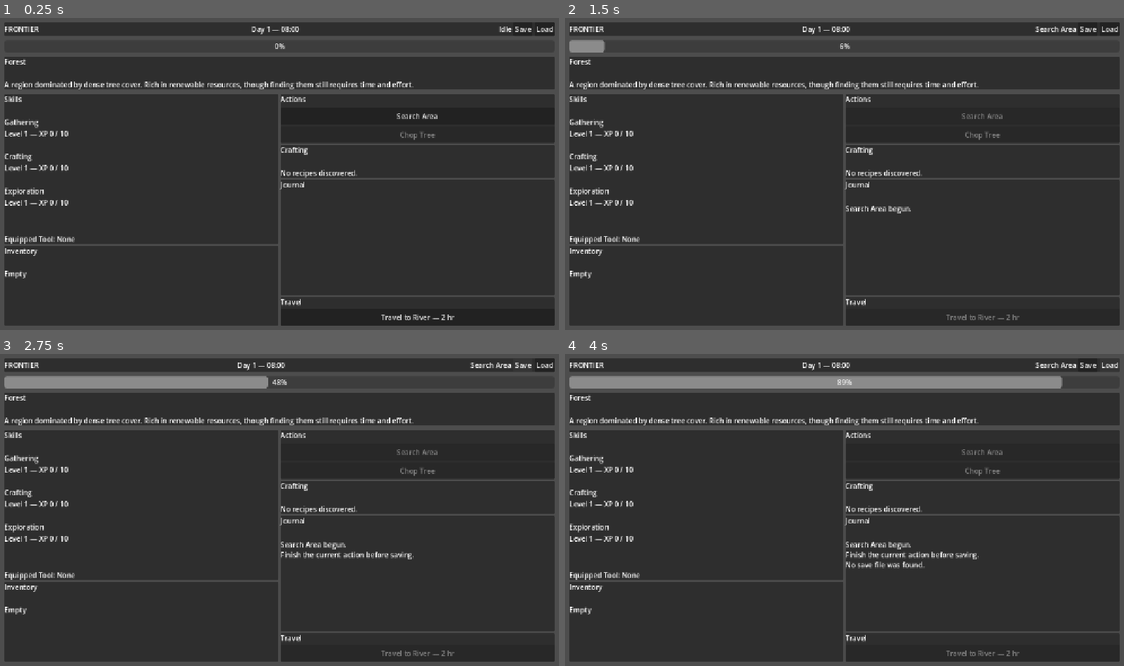
Above: before the commit, frames 1-4 (two rows, left to right).
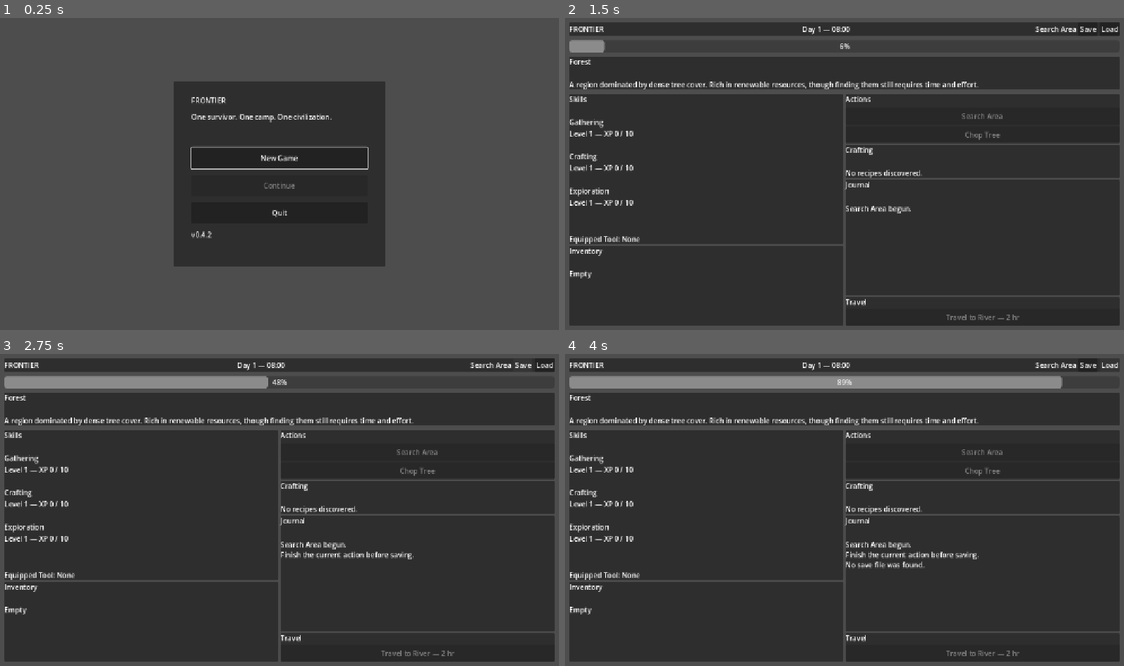
Above: after the commit, the same moments.

Repository: thegrundle-git/frontierthegame
Game: Godot game, scene res://scenes/ui/MainMenu.tscn
Two runs of this game, one before a commit and one after it. Both use one fixed random seed, a clock stepped at 60 frames per second and the inputs below. Before the commit the project starts from res://scenes/Main.tscn.
Inputs (mouse positions are in pixels of both pictures, inside the frame that each line leads up to):
- Up to frame 1 (0.25 s): no input
- Up to frame 2 (1.5 s): click (844, 158) at 0.5 s, where only the run after the commit has a clickable "New Game"; click "Search Area" at 1.25 s
- Up to frame 3 (2.75 s): click "Save" at 2 s
- Up to frame 4 (4 s): click "Load" at 2.75 s

The runs differ from the first frame. In frame 1, 67% of the frame differs, in the area x 0-100%, y 1-99%; in frame 2, less than 0.1%; in frame 3, less than 0.1%; in frame 4, less than 0.1%.

Commit message:
checkpoint - before startup architecture refactor
- Preserved current save/load and menu implementation
- Exported gameplay systems still functional
- Main menu transition and discovery loading require refactor

Diff:
--- a/project.godot
+++ b/project.godot
@@ -11,7 +11,7 @@
 [application]
 
 config/name="Frontier"
-run/main_scene="uid://bwvgxsutsb61x"
+run/main_scene="uid://hytu2pybqm57"
 config/features=PackedStringArray("4.7", "GL Compatibility")
 config/icon="res://icon.svg"
 
--- /dev/null
+++ b/scenes/ui/MainMenu.tscn
@@ -0,0 +1,74 @@
+[gd_scene format=3 uid="uid://hytu2pybqm57"]
+
+[ext_resource type="Script" uid="uid://ot81r3cbkpw1" path="res://scripts/ui/MainMenu.gd" id="1_vjtqc"]
+
+[node name="MainMenu" type="Control" unique_id=1640443835]
+layout_mode = 3
+anchors_preset = 15
+anchor_right = 1.0
+anchor_bottom = 1.0
+grow_horizontal = 2
+grow_vertical = 2
+script = ExtResource("1_vjtqc")
+
+[node name="CenterContainer" type="CenterContainer" parent="." unique_id=1160564163]
+layout_mode = 1
+anchors_preset = 15
+anchor_right = 1.0
+anchor_bottom = 1.0
+grow_horizontal = 2
+grow_vertical = 2
+mouse_filter = 2
+
+[node name="PanelContainer" type="PanelContainer" parent="CenterContainer" unique_id=1926678103]
+custom_minimum_size = Vector2(480, 420)
+layout_mode = 2
+mouse_filter = 2
+
+[node name="MarginContainer" type="MarginContainer" parent="CenterContainer/PanelContainer" unique_id=1293165767]
+layout_mode = 2
+mouse_filter = 2
+theme_override_constants/margin_left = 40
+theme_override_constants/margin_top = 32
+theme_override_constants/margin_right = 40
+theme_override_constants/margin_bottom = 32
+
+[node name="VBoxContainer" type="VBoxContainer" parent="CenterContainer/PanelContainer/MarginContainer" unique_id=1842697355]
+layout_mode = 2
+mouse_filter = 2
+theme_override_constants/separation = 14
+
+[node name="TitleLabel" type="Label" parent="CenterContainer/PanelContainer/MarginContainer/VBoxContainer" unique_id=722357188]
+layout_mode = 2
+text = "FRONTIER"
+
+[node name="SubtitleLabel" type="Label" parent="CenterContainer/PanelContainer/MarginContainer/VBoxContainer" unique_id=1348028730]
+layout_mode = 2
+text = "One survivor. One camp. One civilization."
+
+[node name="Spacer" type="Control" parent="CenterContainer/PanelContainer/MarginContainer/VBoxContainer" unique_id=386372267]
+custom_minimum_size = Vector2(0, 30)
+layout_mode = 2
+mouse_filter = 2
+
+[node name="NewGameButton" type="Button" parent="CenterContainer/PanelContainer/MarginContainer/VBoxContainer" unique_id=1418629192]
+unique_name_in_owner = true
+custom_minimum_size = Vector2(0, 48)
+layout_mode = 2
+text = "New Game"
+
+[node name="ContinueButton" type="Button" parent="CenterContainer/PanelContainer/MarginContainer/VBoxContainer" unique_id=829047576]
+unique_name_in_owner = true
+custom_minimum_size = Vector2(0, 48)
+layout_mode = 2
+text = "Continue"
+
+[node name="QuitButton" type="Button" parent="CenterContainer/PanelContainer/MarginContainer/VBoxContainer" unique_id=851013605]
+unique_name_in_owner = true
+custom_minimum_size = Vector2(0, 48)
+layout_mode = 2
+text = "Quit"
+
+[node name="VersionLabel" type="Label" parent="CenterContainer/PanelContainer/MarginContainer/VBoxContainer" unique_id=986593616]
+layout_mode = 2
+text = "v0.4.2"
--- a/scripts/autoload/GameManager.gd
+++ b/scripts/autoload/GameManager.gd
@@ -17,29 +17,13 @@
 
 var _game_started := false
 
+var should_load_save_on_start := false
+var game_session_prepared := false
 
 func _ready() -> void:
-	call_deferred("_initialize_game")
-
-
-func _initialize_game() -> void:
-	ActionDatabase.load_actions()
-	LocationDatabase.load_locations()
-	ItemDatabase.load_items()
-	RecipeDatabase.load_recipes()
-	DiscoveryDatabase.load_discoveries()
-	WorldEventDatabase.load_events()
-
-	start_new_game()
-
-	call_deferred("_refresh_game_ui_after_start")
-
-func _refresh_game_ui_after_start() -> void:
-	if game_ui == null:
-		return
-
-	game_ui.rebuild_location_controls()
-	game_ui.refresh_all()
+	pass
+
+
 
 func start_new_game() -> void:
 	if _game_started:
@@ -461,3 +445,77 @@
 func _refresh_ui() -> void:
 	if game_ui != null:
 		game_ui.refresh_all()
+func prepare_new_game() -> void:
+	_reset_runtime_state()
+
+	should_load_save_on_start = false
+	game_session_prepared = true
+
+
+func prepare_saved_game() -> void:
+	_reset_runtime_state()
+
+	should_load_save_on_start = true
+	game_session_prepared = true
+
+
+func initialize_prepared_game() -> void:
+	if not game_session_prepared:
+		prepare_new_game()
+
+	if _game_started:
+		return
+
+	_initialize_game()
+
+
+func _initialize_game() -> void:
+	ActionDatabase.load_actions()
+	LocationDatabase.load_locations()
+	ItemDatabase.load_items()
+	RecipeDatabase.load_recipes()
+	DiscoveryDatabase.load_discoveries()
+	WorldEventDatabase.load_events()
+
+	start_new_game()
+
+	if should_load_save_on_start:
+		call_deferred("_load_prepared_save")
+
+	call_deferred("_refresh_game_ui_after_start")
+
+
+func _load_prepared_save() -> void:
+	if not SaveManager.load_game():
+		_add_event(
+			"The saved game could not be loaded."
+		)
+
+
+func _refresh_game_ui_after_start() -> void:
+	if game_ui == null:
+		return
+
+	game_ui.rebuild_location_controls()
+	game_ui.refresh_all()
+
+
+func _reset_runtime_state() -> void:
+	_game_started = false
+
+	current_survivor = null
+	survivor_data = null
+	current_civilization = null
+	current_location = null
+	game_ui = null
+
+	ActionManager.is_busy = false
+	ActionManager.current_action_name = ""
+	ActionManager.current_progress = 0.0
+
+	WorldEventManager.pending_event = null
+	WorldEventManager.completed_event_ids.clear()
+
+	TimeManager.day = 1
+	TimeManager.hour = 8
+	TimeManager.minute = 0
--- a/scripts/test/Main.gd
+++ b/scripts/test/Main.gd
@@ -1,5 +1,5 @@
 extends Control
 
 
-func _ready():
-	print("Main loaded")
+func _ready() -> void:
+	GameManager.initialize_prepared_game()
--- /dev/null
+++ b/scripts/ui/MainMenu.gd
@@ -0,0 +1,111 @@
+extends Control
+
+
+const GAME_SCENE: PackedScene = preload(
+	"res://scenes/main.tscn"
+)
+
+
+@onready var new_game_button: Button = %NewGameButton
+@onready var continue_button: Button = %ContinueButton
+@onready var quit_button: Button = %QuitButton
+
+
+func _ready() -> void:
+	_configure_mouse_input()
+	_connect_buttons()
+
+	continue_button.disabled = not SaveManager.save_exists()
+
+	new_game_button.grab_focus()
+
+	print("MainMenu ready")
+	print("New Game connected: ", new_game_button.pressed.is_connected(
+		_on_new_game_button_pressed
+	))
+	print("Continue connected: ", continue_button.pressed.is_connected(
+		_on_continue_button_pressed
+	))
+	print("Quit connected: ", quit_button.pressed.is_connected(
+		_on_quit_button_pressed
+	))
+
+
+func _configure_mouse_input() -> void:
+	# The root and layout containers should not consume clicks.
+	mouse_filter = Control.MOUSE_FILTER_IGNORE
+
+	for control in get_tree().get_nodes_in_group(
+		"menu_noninteractive"
+	):
+		if control is Control:
+			control.mouse_filter = Control.MOUSE_FILTER_IGNORE
+
+	# Buttons must receive clicks.
+	new_game_button.mouse_filter = Control.MOUSE_FILTER_STOP
+	continue_button.mouse_filter = Control.MOUSE_FILTER_STOP
+	quit_button.mouse_filter = Control.MOUSE_FILTER_STOP
+
+
+func _connect_buttons() -> void:
+	if not new_game_button.pressed.is_connected(
+		_on_new_game_button_pressed
+	):
+		new_game_button.pressed.connect(
+			_on_new_game_button_pressed
+		)
+
+	if not continue_button.pressed.is_connected(
+		_on_continue_button_pressed
+	):
+		continue_button.pressed.connect(
+			_on_continue_button_pressed
+		)
+
+	if not quit_button.pressed.is_connected(
+		_on_quit_button_pressed
+	):
+		quit_button.pressed.connect(
+			_on_quit_button_pressed
+		)
+
+
+func _on_new_game_button_pressed() -> void:
+	print("New Game pressed")
+
+	GameManager.prepare_new_game()
+	_open_game_scene()
+
+
+func _on_continue_button_pressed() -> void:
+	print("Continue pressed")
+
+	if not SaveManager.save_exists():
+		continue_button.disabled = true
+		return
+
+	GameManager.prepare_saved_game()
+	_open_game_scene()
+
+
+func _on_quit_button_pressed() -> void:
+	print("Quit pressed")
+	get_tree().quit()
+
+
+func _open_game_scene() -> void:
+	if GAME_SCENE == null:
+		push_error(
+			"Main gameplay scene was not loaded."
+		)
+		return
+
+	var error := get_tree().change_scene_to_packed(
+		GAME_SCENE
+	)
+
+	if error != OK:
+		push_error(
+			"Failed to open gameplay scene. Error: "
+			+ str(error)
+		)
Not shown, changed: export_presets.cfg
Not shown, added: scripts/ui/MainMenu.gd.uid
